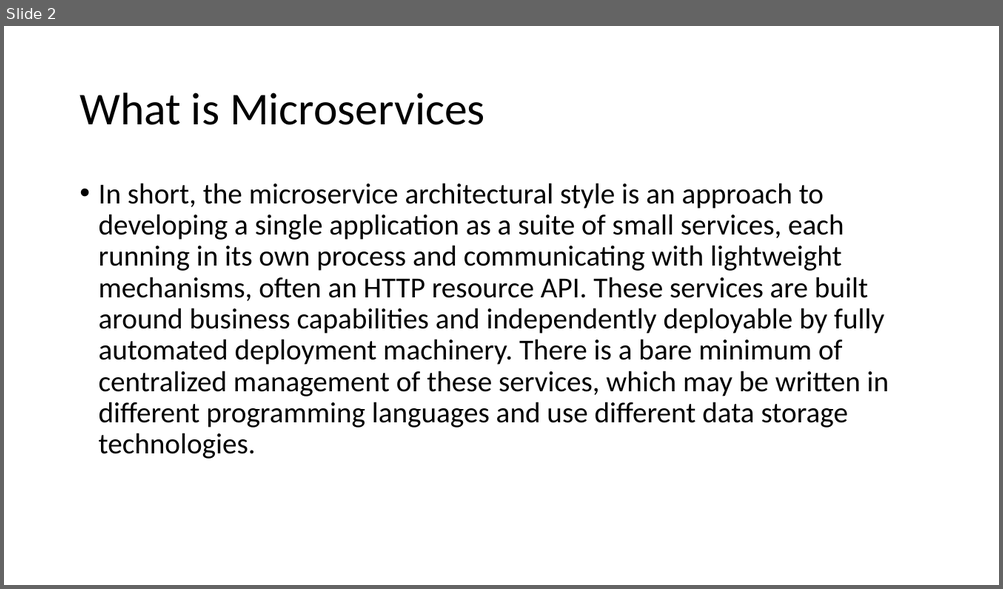
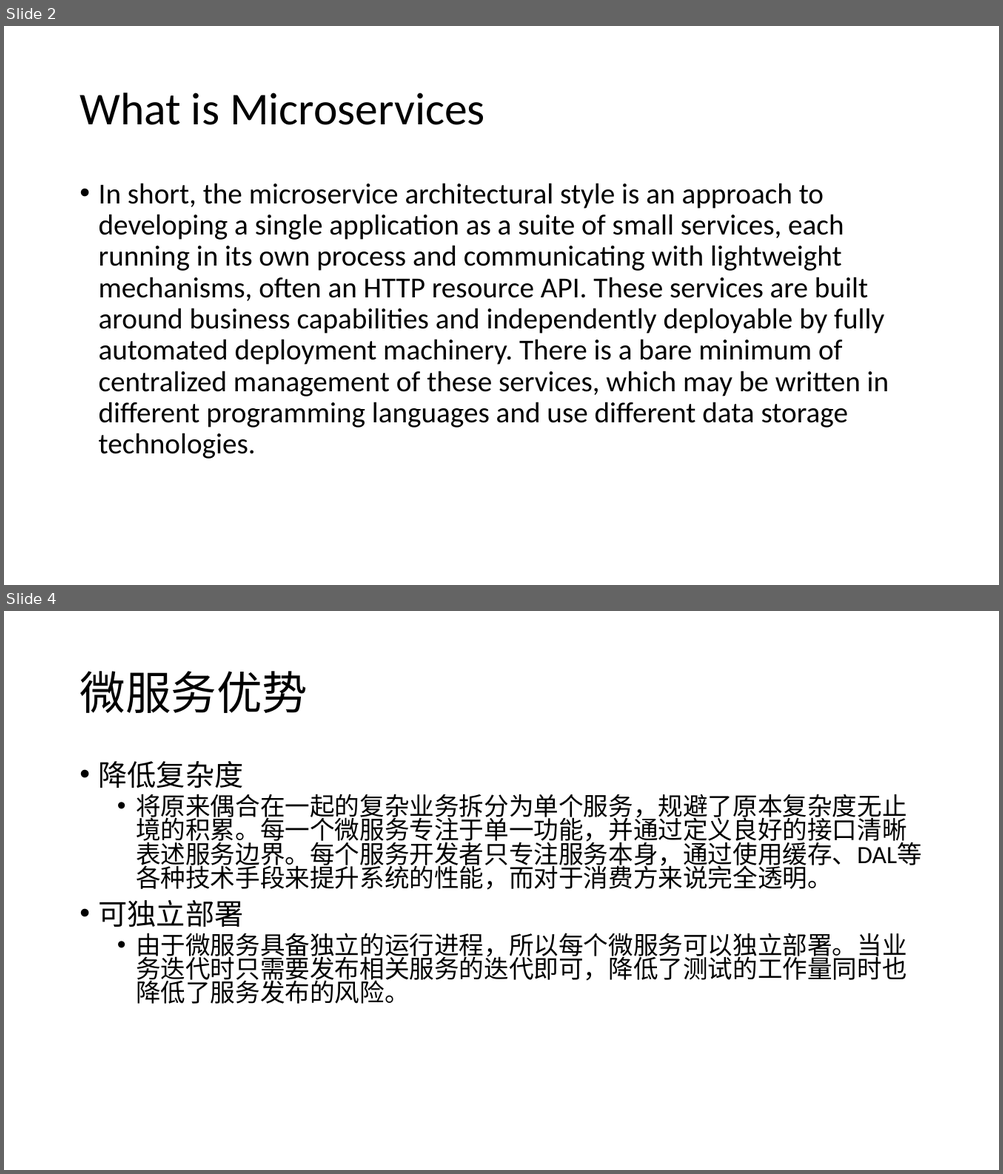
Before and after one commit to jungle0127/springcloudstudy, a slide deck: docs/microservices.pptx. Shown one above the other, each under a label of ours: slide 2 before the commit, slides 2 and 4 after it; the slides between them are not shown. The pictures are 1003x589 and 1003x1174 pixels, drawn with LibreOffice and Linux fonts; fonts in the diff are those of the drawing. Boxes give left, top, right and bottom in pixels: in the first picture for what was removed or moved away, otherwise in the second. Text is boxed around its words. In the diff, an @@ line names an element or a change of style, - is before the commit and + after.

```diff
--- a/docs/microservices.pptx
+++ b/docs/microservices.pptx
@@ slide 4 added at bbox=[4, 611, 999, 1170], background #FFFFFF @@
@@ title added at bbox=[79, 671, 307, 713], 44 pt, text #000000 @@
+微服务优势
@@ text added at bbox=[99, 761, 922, 1004], 24 pt, text #000000 @@
+• 降低复杂度
+  • 将原来偶合在一起的复杂业务拆分为单个服务，规避了原本复杂度无止境的积累。每一个微服务专注于单一功能，并通过定义良好的接口清晰表述服务边界。每个服务开发者只专注服务本身，通过使用缓存、DAL等各种技术手段来提升系统的性能，而对于消费方来说完全透明。
+• 可独立部署
+  • 由于微服务具备独立的运行进程，所以每个微服务可以独立部署。当业务迭代时只需要发布相关服务的迭代即可，降低了测试的工作量同时也降低了服务发布的风险。
```
Also in this commit, not shown: 1 slide changed, 15 other slides added, 2 other files.
